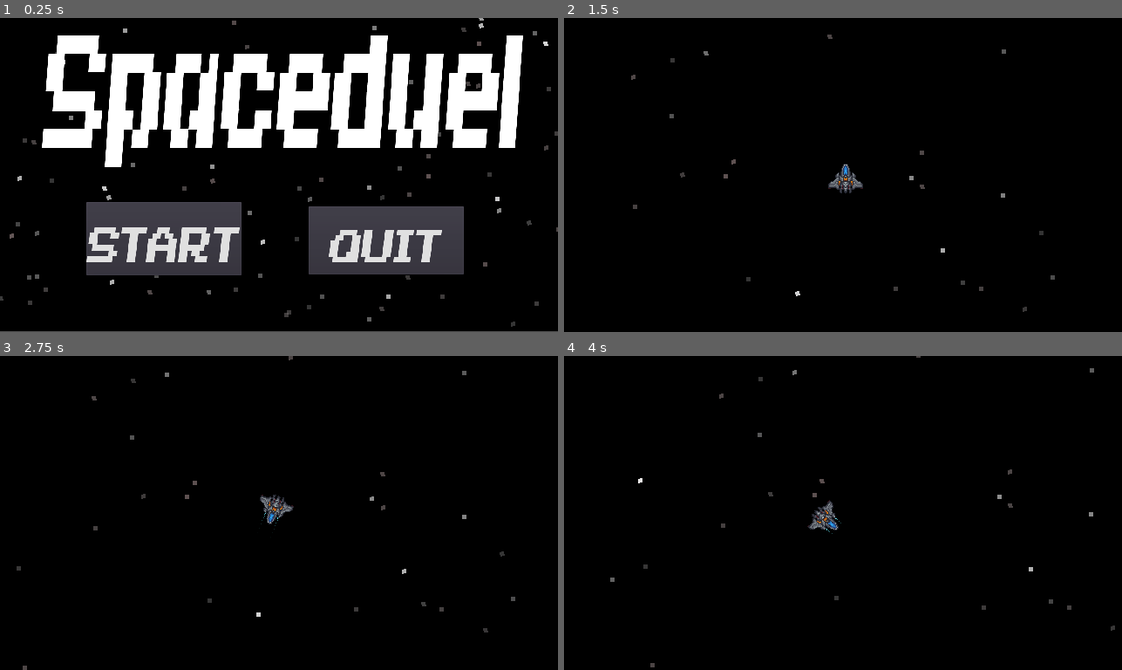
Above: before the commit, frames 1-4 (two rows, left to right).
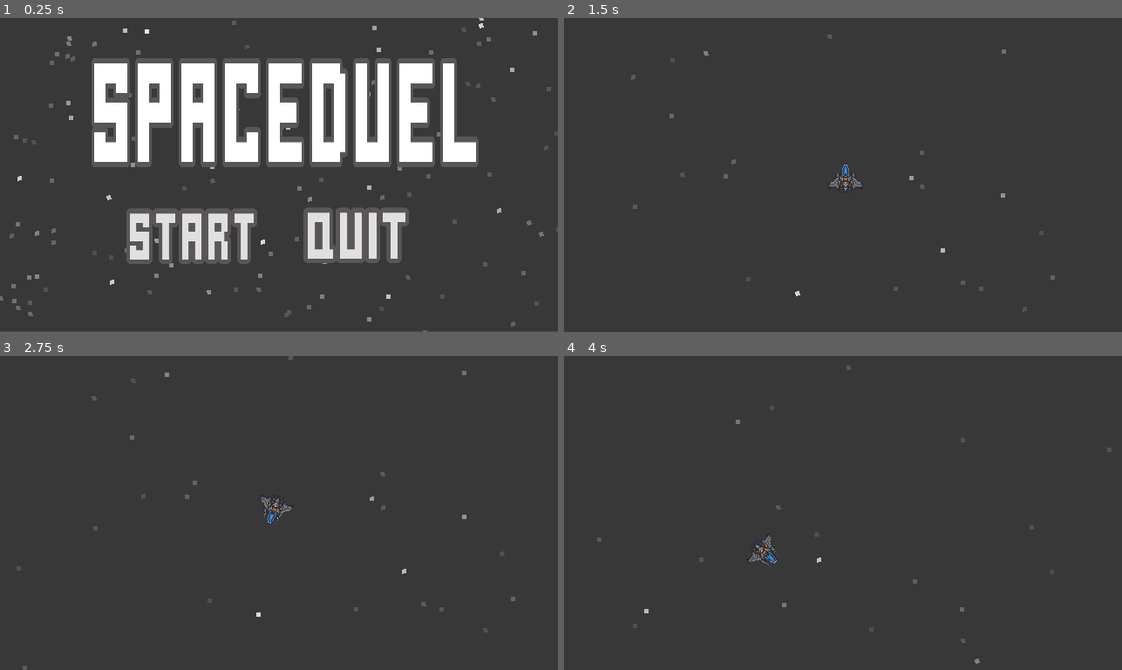
Above: after the commit, the same moments.

Repository: specialagentsoftware/spaceduel
Game: Godot game, scene res://Scenes/Title.tscn
The game is run twice, just before and just after one commit, with the same random seed, the same clock (stepped at 60 frames per second) and the same inputs.
Inputs (mouse positions are in pixels of both pictures, inside the frame that each line leads up to; where the layout moved, square brackets give the same spot in the first picture):
- Up to frame 1 (0.25 s): no input
- Up to frame 2 (1.5 s): click "START" at 0.5 s; click (854, 134) [848, 134] at 1.25 s
- Up to frame 3 (2.75 s): move the mouse to (401, 497) at 2.02 s; hold D (rotate_right) from 2.03 s (still down); hold E (special1) from 2.03 s (still down)
- Up to frame 4 (4 s): move the mouse to (731, 528) at 2.77 s; release D (rotate_right) at 2.78 s; release E (special1) at 2.78 s; hold A (rotate_left) 2.78-3.53 s; tap Q (special2) at 2.85 s; move the mouse to (898, 443) at 3.52 s; hold D (rotate_right) from 3.53 s (still down); hold E (special1) from 3.53 s (still down)

The runs differ from the first frame. In frame 1, 87% of the frame differs, in the area x 0-100%, y 0-100%; in frame 2, 100%; in frame 3, 100%; in frame 4, 100%.

Commit message:
jhgjhg

Diff:
--- a/Assets/spcfnt.tres
+++ b/Assets/spcfnt.tres
@@ -3,6 +3,8 @@
 [ext_resource path="res://Assets/INVASION2000.TTF" type="DynamicFontData" id=1]
 
 [resource]
-size = 14
-outline_color = Color( 0.337255, 0.482353, 0.356863, 1 )
+size = 12
+outline_size = 1
+outline_color = Color( 0.462745, 0.486275, 0.466667, 1 )
+use_filter = true
 font_data = ExtResource( 1 )
--- a/Scenes/Menu.tscn
+++ b/Scenes/Menu.tscn
@@ -1,16 +1,30 @@
-[gd_scene load_steps=9 format=2]
+[gd_scene load_steps=14 format=2]
 
 [ext_resource path="res://Assets/Medium.png" type="Texture" id=1]
 [ext_resource path="res://Assets/Small.png" type="Texture" id=2]
 [ext_resource path="res://Assets/Large.png" type="Texture" id=3]
 [ext_resource path="res://Assets/apc.png" type="Texture" id=4]
-[ext_resource path="res://Assets/spcfnt.tres" type="DynamicFont" id=5]
+[ext_resource path="res://Assets/Stacked pixel.ttf" type="DynamicFontData" id=5]
 [ext_resource path="res://Scripts/Menu.gd" type="Script" id=6]
 [ext_resource path="res://Assets/new_styleboxtexture.tres" type="StyleBox" id=7]
+[ext_resource path="res://Assets/spcfnt.tres" type="DynamicFont" id=8]
 
 [sub_resource type="Gradient" id=1]
 offsets = PoolRealArray( 0, 0.00552486, 0.430939, 1 )
 colors = PoolColorArray( 0.992157, 0.992157, 0.992157, 1, 0.505882, 0.435294, 0.435294, 0.741176, 0.403922, 0.403922, 0.403922, 0.498039, 1, 1, 1, 0.843137 )
+
+[sub_resource type="DynamicFont" id=5]
+size = 21
+font_data = ExtResource( 5 )
+
+[sub_resource type="DynamicFont" id=2]
+font_data = ExtResource( 5 )
+
+[sub_resource type="DynamicFont" id=3]
+font_data = ExtResource( 5 )
+
+[sub_resource type="DynamicFont" id=4]
+font_data = ExtResource( 5 )
 
 [node name="Control" type="Control"]
 margin_right = 1920.0
@@ -21,60 +35,6 @@
 position = Vector2( 642.5, 343.5 )
 scale = Vector2( 80.9375, 43.3125 )
 texture = ExtResource( 4 )
-
-[node name="ButtonList" type="VBoxContainer" parent="."]
-margin_left = 231.0
-margin_top = 94.0
-margin_right = 380.0
-margin_bottom = 296.0
-rect_scale = Vector2( 1.24, 1.16 )
-size_flags_horizontal = 5
-size_flags_vertical = 5
-alignment = 1
-
-[node name="Light" type="Button" parent="ButtonList"]
-margin_top = 9.0
-margin_right = 149.0
-margin_bottom = 57.0
-hint_tooltip = "Characteristics:
-Fast, Single weak laser
-Special: Cloak and teleport"
-custom_styles/normal = ExtResource( 7 )
-text = "Light"
-icon = ExtResource( 2 )
-
-[node name="Medium" type="Button" parent="ButtonList"]
-margin_top = 61.0
-margin_right = 149.0
-margin_bottom = 109.0
-hint_tooltip = "Characteristics:
-Slower,two med lasers
-Special: grapling beam, mines"
-custom_styles/normal = ExtResource( 7 )
-text = "Medium"
-icon = ExtResource( 1 )
-
-[node name="Large" type="Button" parent="ButtonList"]
-margin_top = 113.0
-margin_right = 149.0
-margin_bottom = 193.0
-hint_tooltip = "Characteristics:
-Slow, 3 lasers, torpedoes
-Special: emp blast"
-custom_styles/normal = ExtResource( 7 )
-text = "Heavy"
-icon = ExtResource( 3 )
-
-[node name="SelectText" type="Label" parent="."]
-margin_left = 87.0
-margin_top = 23.0
-margin_right = 441.0
-margin_bottom = 38.0
-rect_scale = Vector2( 1.44, 3.34023 )
-custom_fonts/font = ExtResource( 5 )
-text = "Select class of craft (hover for info)"
-align = 1
-uppercase = true
 
 [node name="Stars" type="CPUParticles2D" parent="."]
 position = Vector2( 632, 354 )
@@ -94,6 +54,98 @@
 color_ramp = SubResource( 1 )
 hue_variation_random = 0.36
 
+[node name="LightLabel" type="Label" parent="."]
+margin_left = 302.0
+margin_top = 127.0
+margin_right = 656.0
+margin_bottom = 142.0
+rect_scale = Vector2( 0.549999, 0.986259 )
+custom_fonts/font = ExtResource( 8 )
+text = "Light Craft"
+align = 1
+uppercase = true
+
+[node name="MedLabel" type="Label" parent="."]
+margin_left = 302.0
+margin_top = 186.0
+margin_right = 656.0
+margin_bottom = 201.0
+rect_scale = Vector2( 0.549999, 0.986259 )
+custom_fonts/font = ExtResource( 8 )
+text = "Medium  Craft"
+align = 1
+uppercase = true
+
+[node name="LargeLabel" type="Label" parent="."]
+margin_left = 304.0
+margin_top = 265.0
+margin_right = 658.0
+margin_bottom = 280.0
+rect_scale = Vector2( 0.549999, 0.986259 )
+custom_fonts/font = ExtResource( 8 )
+text = "Heavy  Craft"
+align = 1
+uppercase = true
+
+[node name="SelectText" type="Label" parent="."]
+margin_left = 46.0
+margin_top = 16.0
+margin_right = 400.0
+margin_bottom = 31.0
+rect_scale = Vector2( 1.6, 4.10023 )
+custom_fonts/font = SubResource( 5 )
+text = "Select class of craft"
+align = 1
+uppercase = true
+
+[node name="ButtonList" type="VBoxContainer" parent="."]
+margin_left = 238.0
+margin_top = 94.0
+margin_right = 387.0
+margin_bottom = 296.0
+rect_scale = Vector2( 1.24, 1.16 )
+size_flags_horizontal = 5
+size_flags_vertical = 5
+alignment = 1
+
+[node name="Light" type="Button" parent="ButtonList"]
+margin_top = 9.0
+margin_right = 149.0
+margin_bottom = 57.0
+hint_tooltip = "Characteristics:
+Fast, Single weak laser
+Special: Cloak and teleport"
+custom_fonts/font = SubResource( 2 )
+custom_styles/normal = ExtResource( 7 )
+icon = ExtResource( 2 )
+flat = true
+
+[node name="Medium" type="Button" parent="ButtonList"]
+margin_top = 61.0
+margin_right = 149.0
+margin_bottom = 109.0
+hint_tooltip = "Characteristics:
+Slower,two med lasers
+Special: grapling beam, mines"
+custom_fonts/font = SubResource( 3 )
+custom_styles/normal = ExtResource( 7 )
+icon = ExtResource( 1 )
+flat = true
+
+[node name="Large" type="Button" parent="ButtonList"]
+margin_top = 113.0
+margin_right = 149.0
+margin_bottom = 193.0
+hint_tooltip = "Characteristics:
+Slow, 3 lasers, torpedoes
+Special: emp blast"
+custom_fonts/font = SubResource( 4 )
+custom_styles/normal = ExtResource( 7 )
+icon = ExtResource( 3 )
+flat = true
+
+[connection signal="focus_entered" from="ButtonList/Light" to="." method="_on_Light_focus_entered"]
+[connection signal="mouse_entered" from="ButtonList/Light" to="." method="_on_Light_mouse_entered"]
 [connection signal="pressed" from="ButtonList/Light" to="." method="_on_Light_pressed"]
 [connection signal="pressed" from="ButtonList/Medium" to="." method="_on_Medium_pressed"]
 [connection signal="pressed" from="ButtonList/Large" to="." method="_on_Large_pressed"]
--- a/Scenes/Title.tscn
+++ b/Scenes/Title.tscn
@@ -1,13 +1,36 @@
-[gd_scene load_steps=6 format=2]
+[gd_scene load_steps=10 format=2]
 
 [ext_resource path="res://Assets/apc.png" type="Texture" id=1]
-[ext_resource path="res://Assets/spacefont.tres" type="DynamicFont" id=2]
-[ext_resource path="res://Assets/spacefontsmaller.tres" type="DynamicFont" id=3]
+[ext_resource path="res://Assets/Stacked pixel.ttf" type="DynamicFontData" id=2]
 [ext_resource path="res://Scripts/Title.gd" type="Script" id=4]
 
 [sub_resource type="Gradient" id=1]
 offsets = PoolRealArray( 0, 0.00552486, 0.430939, 1 )
-colors = PoolColorArray( 0.992157, 0.992157, 0.992157, 1, 0.505882, 0.435294, 0.435294, 0.741176, 0.403922, 0.403922, 0.403922, 0.498039, 1, 1, 1, 0.843137 )
+colors = PoolColorArray( 0.992157, 0.992157, 0.992157, 1, 0.505882, 0.435294, 0.435294, 1, 0.403922, 0.403922, 0.403922, 0.498039, 1, 1, 1, 0.843137 )
+
+[sub_resource type="DynamicFont" id=2]
+size = 500
+outline_size = 17
+outline_color = Color( 0.356863, 0.337255, 0.337255, 1 )
+font_data = ExtResource( 2 )
+
+[sub_resource type="DynamicFontData" id=3]
+font_path = "res://Assets/Stacked pixel.ttf"
+
+[sub_resource type="DynamicFont" id=4]
+size = 150
+outline_size = 10
+outline_color = Color( 0.356863, 0.337255, 0.337255, 1 )
+font_data = SubResource( 3 )
+
+[sub_resource type="DynamicFontData" id=5]
+font_path = "res://Assets/Stacked pixel.ttf"
+
+[sub_resource type="DynamicFont" id=6]
+size = 150
+outline_size = 10
+outline_color = Color( 0.356863, 0.337255, 0.337255, 1 )
+font_data = SubResource( 5 )
 
 [node name="Control" type="Control"]
 margin_right = 40.0
@@ -26,7 +49,7 @@
 
 [node name="Stars" type="CPUParticles2D" parent="."]
 position = Vector2( 340, 204 )
-amount = 500
+amount = 600
 lifetime = 600.0
 preprocess = 154.13
 speed_scale = 4.7
@@ -43,35 +66,38 @@
 hue_variation_random = 0.36
 
 [node name="Label" type="Label" parent="."]
-margin_left = 52.0
-margin_top = -37.0
-margin_right = 1775.0
-margin_bottom = 266.0
-rect_scale = Vector2( 0.32, 0.72 )
-custom_fonts/font = ExtResource( 2 )
+margin_left = 102.0
+margin_top = 49.0
+margin_right = 2352.0
+margin_bottom = 456.0
+rect_scale = Vector2( 0.2, 0.36 )
+custom_colors/font_color = Color( 1, 1, 1, 1 )
+custom_fonts/font = SubResource( 2 )
 text = "Spaceduel"
 
 [node name="Start" type="Button" parent="."]
 anchor_right = 0.11
 anchor_bottom = 1.0
-margin_left = 99.0
+margin_left = 131.0
 margin_top = 219.0
-margin_right = 539.6
+margin_right = 571.6
 margin_bottom = 329.0
 rect_scale = Vector2( 0.4, 0.56 )
-custom_fonts/font = ExtResource( 3 )
+custom_fonts/font = SubResource( 4 )
 text = "START"
+flat = true
 
 [node name="Quit" type="Button" parent="."]
 anchor_right = 0.11
 anchor_bottom = 1.0
-margin_left = 354.0
-margin_top = 224.0
-margin_right = 794.6
-margin_bottom = 334.0
-rect_scale = Vector2( 0.4, 0.52 )
-custom_fonts/font = ExtResource( 3 )
+margin_left = 311.0
+margin_top = 218.0
+margin_right = 751.6
+margin_bottom = 328.0
+rect_scale = Vector2( 0.44, 0.56 )
+custom_fonts/font = SubResource( 6 )
 text = "QUIT"
+flat = true
 
 [connection signal="pressed" from="Start" to="." method="_on_Start_pressed"]
 [connection signal="pressed" from="Quit" to="." method="_on_Quit_pressed"]
--- a/Scripts/LightCraft.gd
+++ b/Scripts/LightCraft.gd
@@ -21,7 +21,7 @@
 	laserpower = 0
 	numberoflasers = 0
 	laserlocations = []
-	health  = 0
+	health = 0
 	invulnerable = false
 
 func _physics_process(delta):
@@ -34,7 +34,7 @@
 	if isBoosting == false:
 		speed = 325.0
 	else:
-		speed = 1000.0
+		speed = 5000.0
 
 	if Input.is_action_pressed("special1"):
 		reverseleftthrust.emitting = true
--- a/Scripts/Menu.gd
+++ b/Scripts/Menu.gd
@@ -1,4 +1,8 @@
 extends Control
+
+onready var light := $ButtonList/Light
+onready var medium := $ButtonList/Medium
+onready var large := $ButtonList/Large
 
 func _ready():
 	pass # Replace with function body.
@@ -17,3 +21,6 @@
 func _on_Large_pressed():
 	GameManager.setShipType('Large')
 	GameManager.startGame()
+
+func _on_Light_mouse_entered():
+	print("On button")
Binary file added: Assets/Stacked pixel.ttf
Binary file changed: Assets/apc.png
Binary file added: Assets/largeselect.png
Not shown, added: Assets/largeselect.png.import
Binary file added: Assets/largestuff.png
Not shown, added: Assets/largestuff.png.import
Binary file added: Assets/medselect.png
Not shown, added: Assets/medselect.png.import
Binary file added: Assets/smallbw.png
Not shown, added: Assets/smallbw.png.import
Binary file added: Assets/smallbwselect.png
Not shown, added: Assets/smallbwselect.png.import
(and 2 more such lines)
